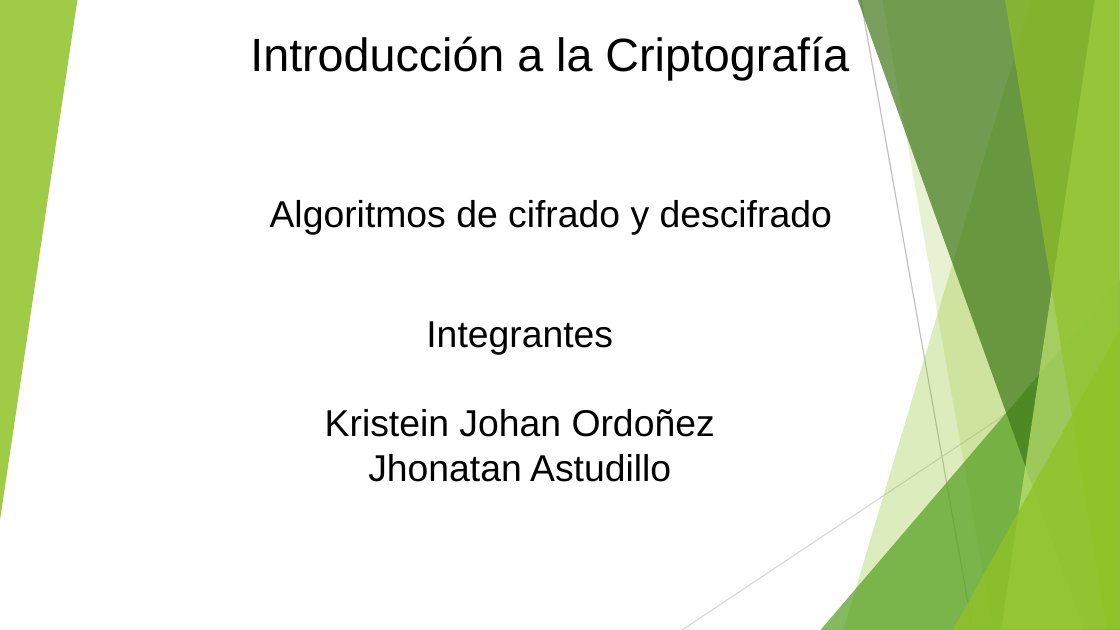
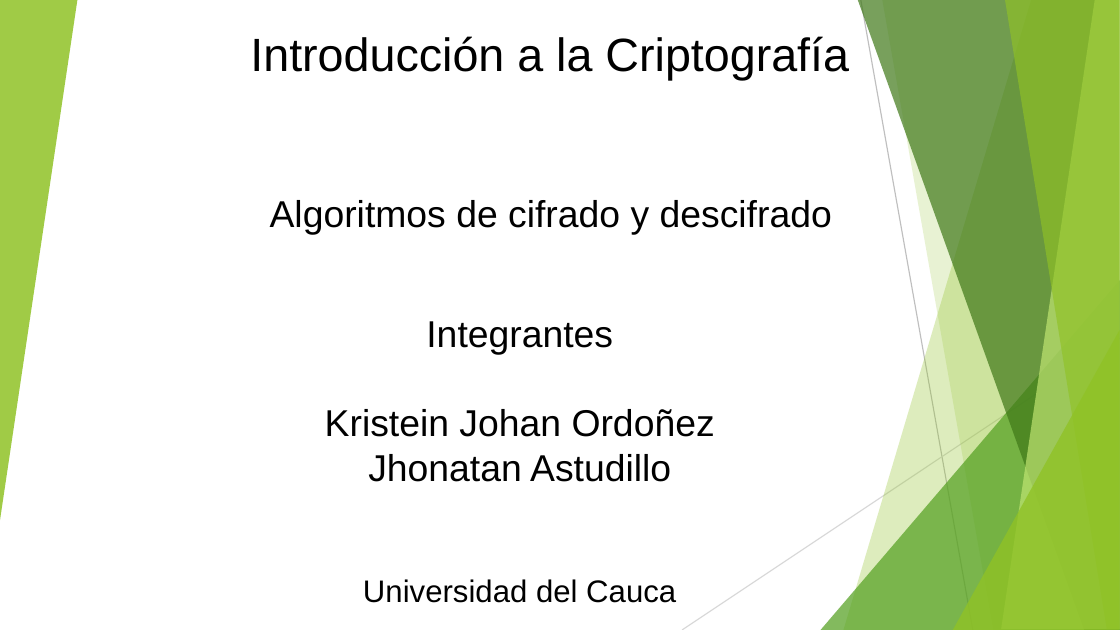
Before and after one commit to johaning91/criptografia, a slide deck: slide 1 of Presentacion.pptx. Drawn at 1120x630 pixels with LibreOffice and Linux fonts; fonts in the diff are those of the drawing. Boxes give left, top, right and bottom in pixels: in the first picture for what was removed or moved away, otherwise in the second. Text is boxed around its words. In the diff, an @@ line names an element or a change of style, - is before the commit and + after.

```diff
--- a/Presentacion.pptx
+++ b/Presentacion.pptx
@@ text at (363,579,676,603): paragraph added @@
+Universidad del Cauca
```
Also in this commit, not shown: 5 slides added, 1 slide removed.
